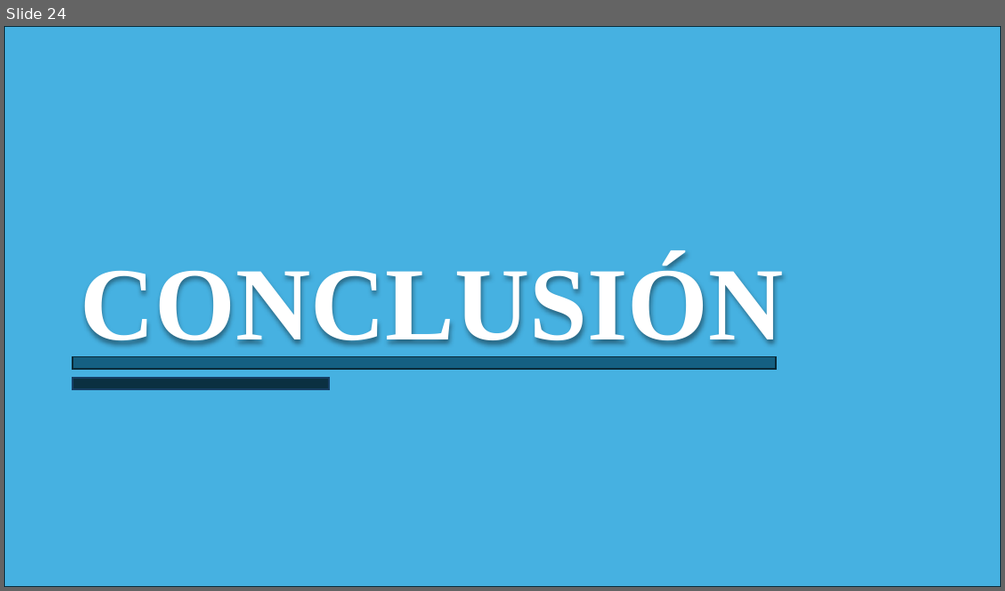
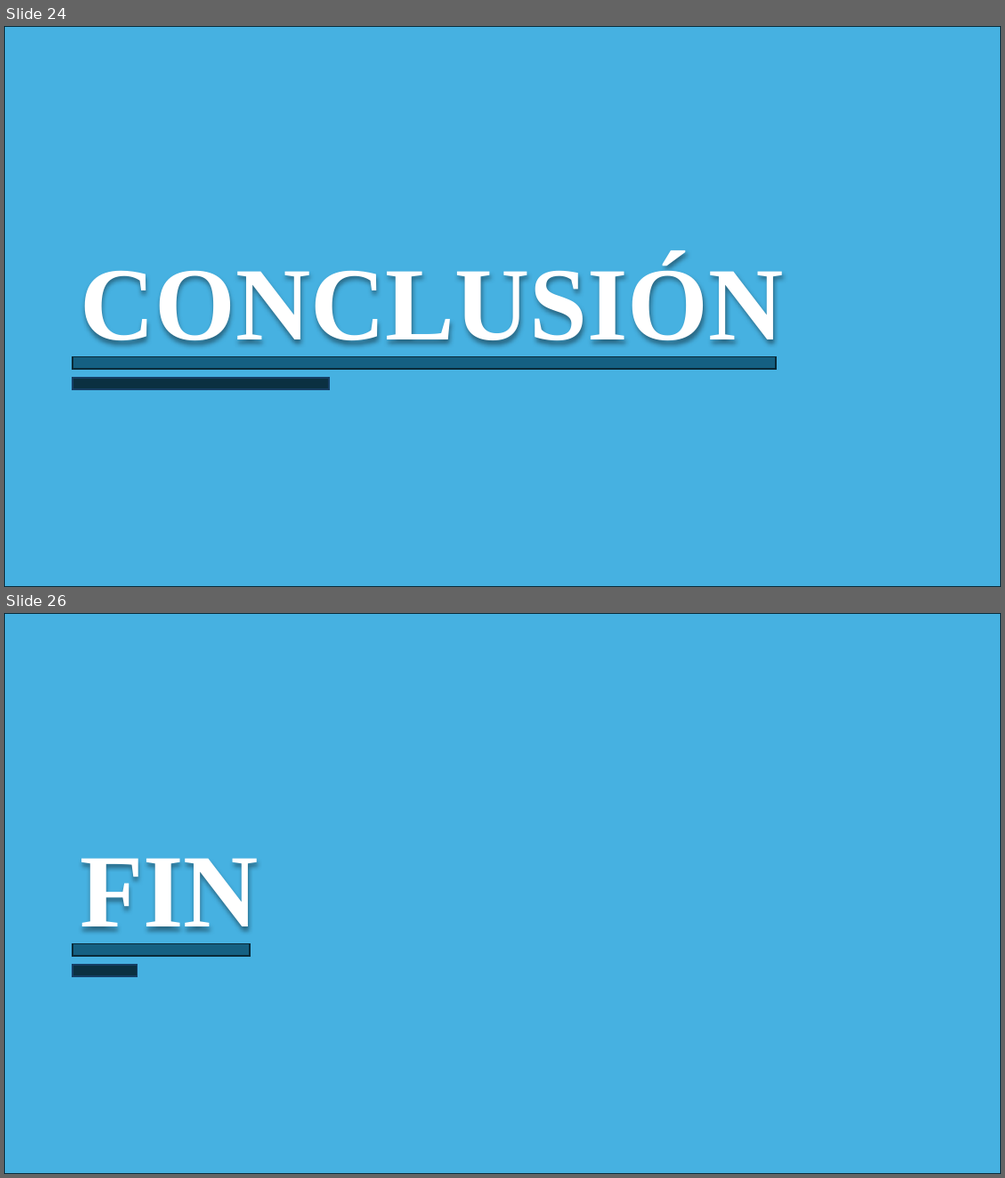
Before and after one commit to Rafael-JP/Trabajo-Final, a slide deck: SSN_Trabajo_Final_1638106.pptx. Shown one above the other, each under a label of ours: slide 24 before the commit, slides 24 and 26 after it; the slides between them are not shown. The pictures are 1005x591 and 1005x1178 pixels, drawn with LibreOffice and Linux fonts; fonts in the diff are those of the drawing. Boxes give left, top, right and bottom in pixels: in the first picture for what was removed or moved away, otherwise in the second. Text is boxed around its words. In the diff, an @@ line names an element or a change of style, - is before the commit and + after.

```diff
--- a/SSN_Trabajo_Final_1638106.pptx
+++ b/SSN_Trabajo_Final_1638106.pptx
@@ slide 26 added at box(4, 613, 1001, 1174), background #FFFFFF @@
@@ rectangle added at box(4, 613, 1001, 1174), fill #46B1E1, outline #092A39 1.5 pt @@
@@ text added at box(80, 858, 259, 946), 100 pt, text #FFFFFF, bold @@
+FIN
@@ rectangle added at box(73, 943, 250, 956), fill #156082, outline #092A39 1.5 pt @@
@@ rectangle added at box(73, 965, 138, 976), fill #0B3041, outline #163E64 1.5 pt @@
```
Also in this commit, not shown: 1 slide removed, 1 other file.
